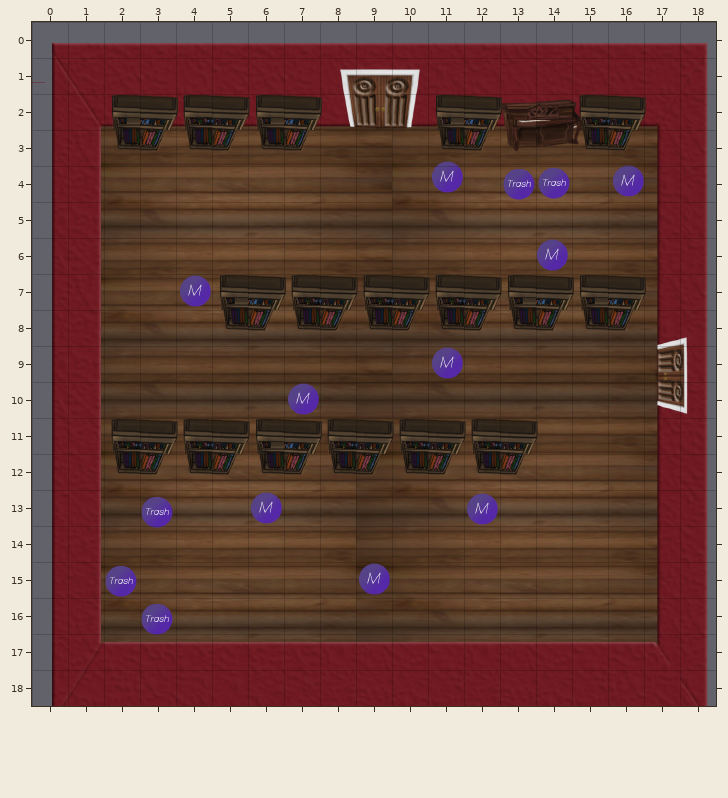
Level history. Tiled map: Tiled Maps/Library-Piano_Dirty.tmx. That is the earlier state.
Cells are 100x100 px. Shown: x 0..18, y 0..18.
After:
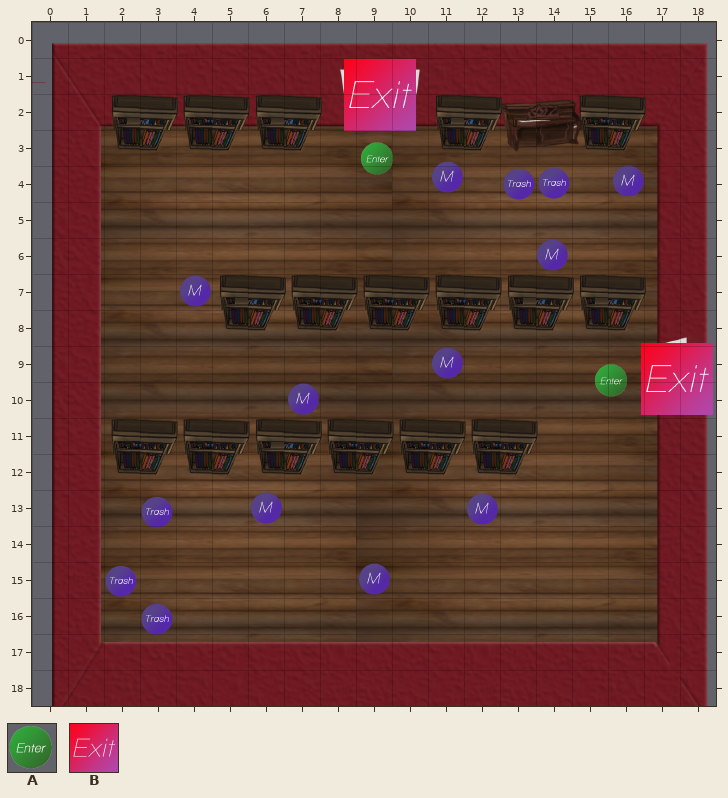
Key: from "Enter_Exit": A 0; from "ExitObject": B 0.
Objects are placed by their top-left corner, in cells (3,4 is the top-left corner of cell 3,4); size is 1x1 cell unless given.
Changes in this commit:
Layer "Entrance_Exits":
added: B "ToDining" at 8.7,1 size 2x2
added: A at 9.1,3.3
added: A at 15.6,9.5
added: B "ToFoyer" at 16.9,8.9 size 2x2
Boxes around the changes in both pictures, in picture pixels (x1, y1, x2, y2):
added: (344, 59, 416, 131)
added: (361, 142, 393, 175)
added: (641, 343, 713, 415)
added: (595, 364, 627, 397)
